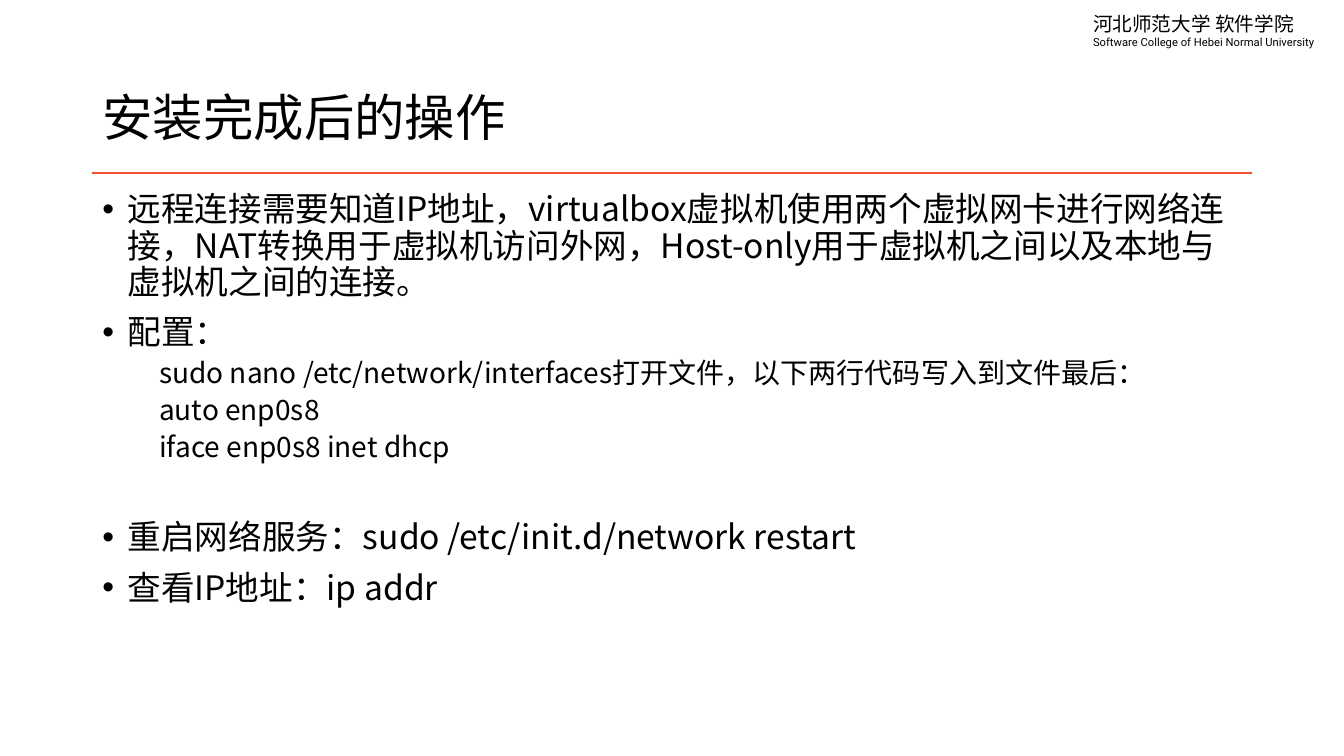
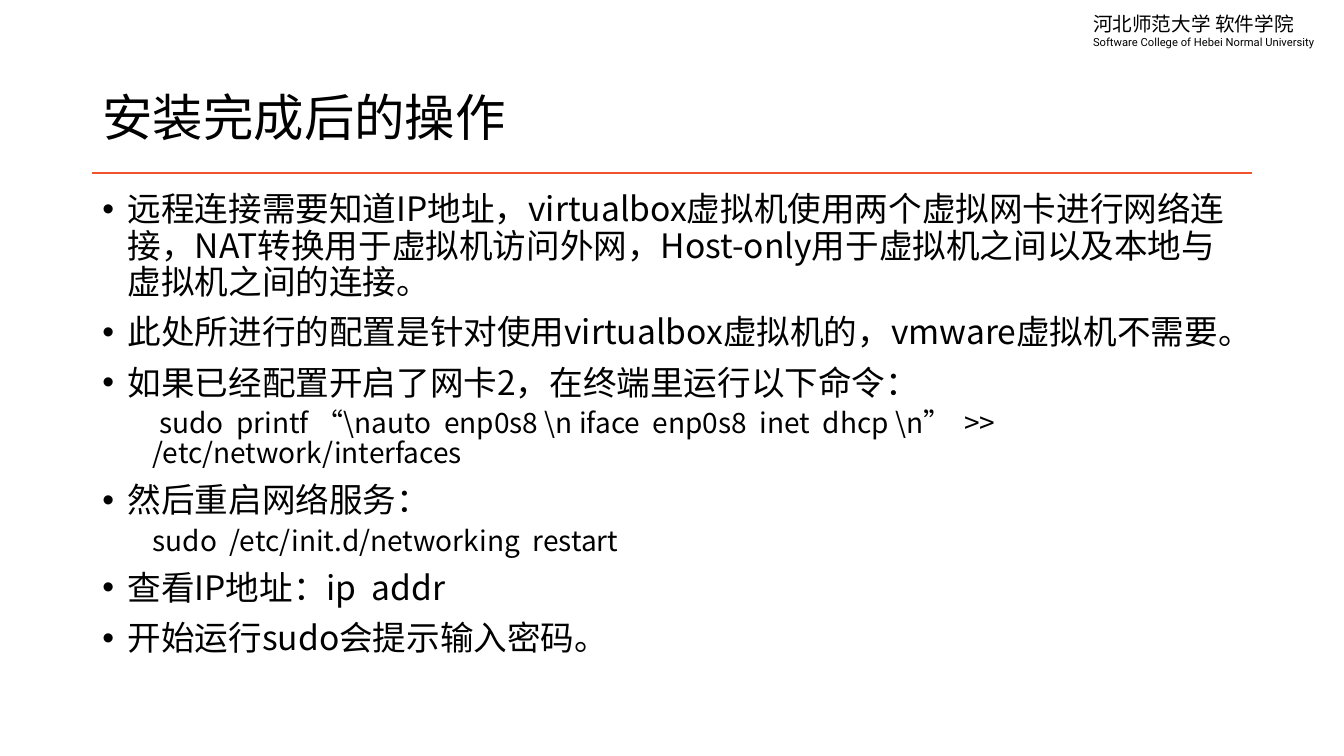
Before and after one commit to edu2act/course-linux-system, a slide deck: slide 30 of materials/slides/ch01-linux-history-and-install.pptx (slide 25 before the commit). Drawn at 1344x756 pixels with LibreOffice and Linux fonts; fonts in the diff are those of the drawing. Boxes give left, top, right and bottom in pixels: in the first picture for what was removed or moved away, otherwise in the second. Text is boxed around its words. In the diff, an @@ line names an element or a change of style, - is before the commit and + after.

```diff
--- a/materials/slides/ch01-linux-history-and-install.pptx
+++ b/materials/slides/ch01-linux-history-and-install.pptx
@@ text at (128,315,1252,558): text changed @@
-• 配置：
-  sudo nano /etc/network/interfaces打开文件，以下两行代码写入到文件最后：
-  auto enp0s8
-  iface enp0s8 inet dhcp
-• 重启网络服务：sudo /etc/init.d/network restart
+• 此处所进行的配置是针对使用virtualbox虚拟机的，vmware虚拟机不需要。
+• 如果已经配置开启了网卡2，在终端里运行以下命令：
+  sudo printf “\nauto enp0s8 \n iface enp0s8 inet dhcp \n” >> /etc/network/interfaces
+• 然后重启网络服务：
+  sudo /etc/init.d/networking restart
@@ text at (128,621,609,653): paragraph added @@
+• 开始运行sudo会提示输入密码。
```
Also in this commit, not shown: 3 other slides changed, 5 slides added, 1 other file.
